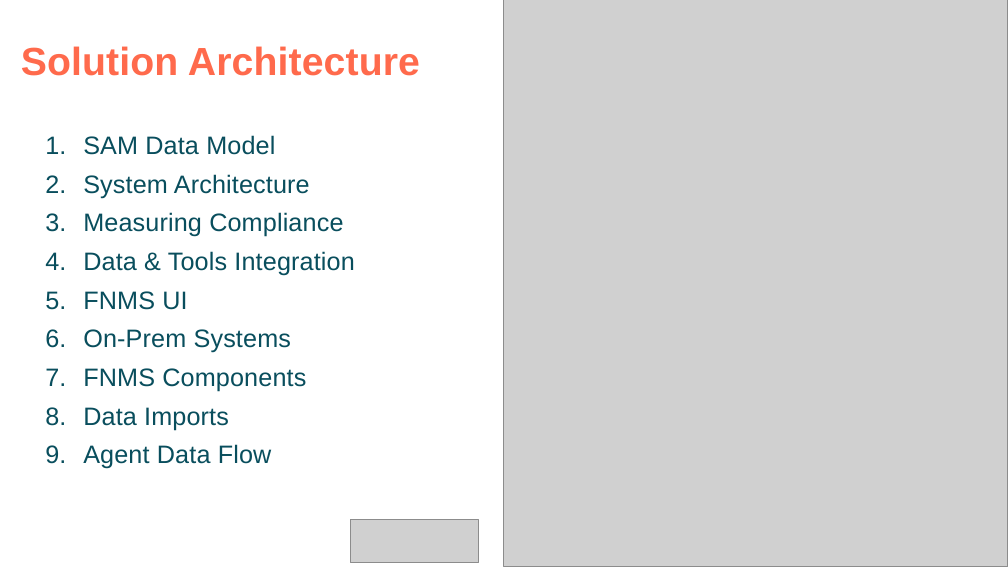
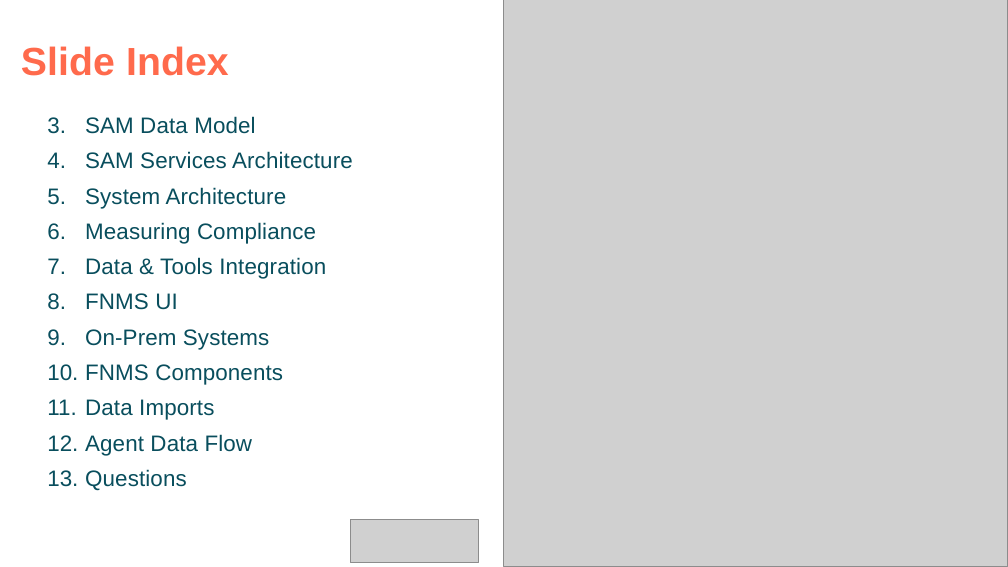
Before and after one commit to Crayon-Australia/UK, a slide deck: slide 2 of Triumph/FnmsIntro.pptx. Drawn at 1008x567 pixels with LibreOffice and Linux fonts; fonts in the diff are those of the drawing; grey boxes stand for pictures. Boxes give left, top, right and bottom in pixels: in the first picture for what was removed or moved away, otherwise in the second. Text is boxed around its words. In the diff, an @@ line names an element or a change of style, - is before the commit and + after.

```diff
--- a/Triumph/FnmsIntro.pptx
+++ b/Triumph/FnmsIntro.pptx
@@ text at (21,46,229,76): text changed @@
-Solution Architecture
+Slide Index
@@ text "SAM Data Model": place and size @@
-text "SAM Data Model" at (83,135,354,469)
+text "SAM Data Model" at (85,116,353,491)
@@ text at (85,116,326,456): size 18 to 16 pt in "SAM Data Model", "System Architecture", "Measuring Compliance", "Data & Tools Integration" and 5 more places; indent changed @@
@@ text at (85,151,353,169): paragraph added @@
+4. SAM Services Architecture
@@ text at (85,469,187,491): paragraph added @@
+13. Questions
```
Also in this commit, not shown: 1 other slide changed, 1 slide added, 3 other files.
